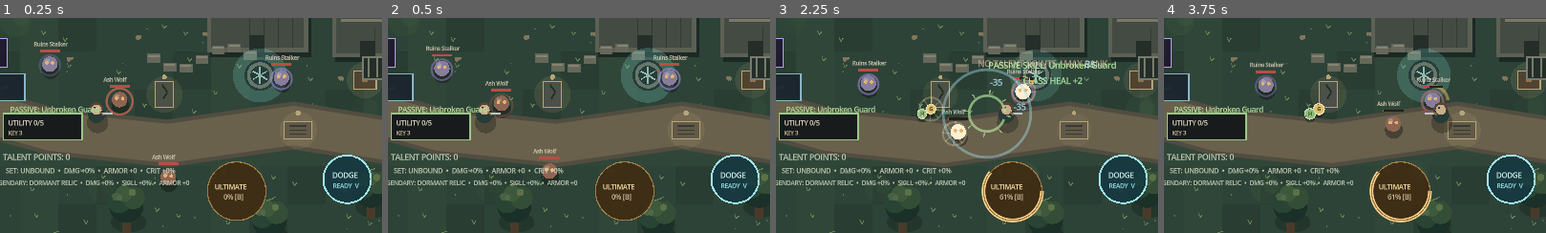
Above: before the commit, frames 1-4 (left to right).
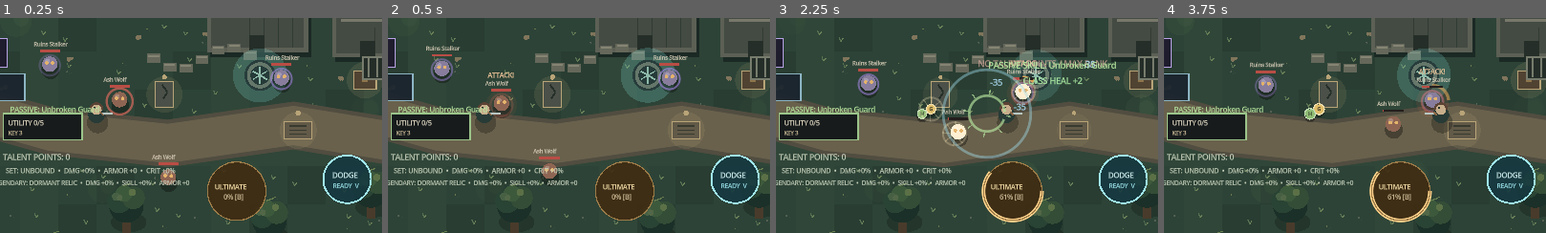
Above: after the commit, the same moments.

Repository: filesgloom-png/ELDERVALE
Game: Godot game, scene res://scenes/main.tscn
Two runs of this game, one before a commit and one after it. Both use one fixed random seed, a clock stepped at 60 frames per second and the inputs below.
Inputs (mouse positions are % of the whole screen's width and height, from its top left):
- Up to frame 1 (0.25 s): no input
- Up to frame 2 (0.5 s): no input
- Up to frame 3 (2.25 s): tap Enter (ui_accept) at 0.5, 0.77 s; move the mouse to (72, 45) at 0.52 s; hold Right (ui_right) 0.53-1.25 s; tap Q at 0.6 s; click (72, 45) at 0.67 s; drag from (30, 55) to (45, 70) at 1.27 s; move the mouse to (60, 28) at 2.02 s; hold Right (ui_right) from 2.03 s (still down); tap F at 2.1 s
- Up to frame 4 (3.75 s): release Right (ui_right) at 2.75 s; drag from (45, 70) to (20, 35) at 2.77 s; move the mouse to (80, 65) at 3.52 s; hold Left (ui_left) from 3.53 s (still down); tap C at 3.6 s
The pictures show only the part of the screen within x 37-87%, y 28-78%; the shares and areas given below are measured in that part.

Frame 1 is identical in both runs. In frame 2, 0.1% of the frame differs, in the area x 26-33%, y 25-28%; in frame 3, 0.1%; in frame 4, 0.2%, in the area x 66-75%, y 23-39%.

Commit message:
combat: clarify enemy attack windup telegraph

Diff:
--- a/scripts/main.gd
+++ b/scripts/main.gd
@@ -2014,7 +2014,13 @@
 			var windup_progress := 1.0 - clampf(attack_windup / windup_duration, 0.0, 1.0)
 			var telegraph_color := Color("#ffb45c")
 			telegraph_color.a = 0.75 + 0.25 * sin(elapsed * 18.0)
-			draw_arc(mob_pos + Vector2(0, 3), 26.0, -PI * 0.5, -PI * 0.5 + TAU * windup_progress, 32, telegraph_color, 4.0, true)
+			var telegraph_center := mob_pos + Vector2(0, 3)
+			var telegraph_radius := 26.0 + windup_progress * 5.0
+			var telegraph_fill := Color("#ff6c4d", 0.06 + windup_progress * 0.10)
+			draw_circle(telegraph_center, telegraph_radius, telegraph_fill)
+			draw_arc(telegraph_center, telegraph_radius, -PI * 0.5, -PI * 0.5 + TAU * windup_progress, 32, telegraph_color, 4.0, true)
+			if threat_distance <= 150.0:
+				draw_string(ThemeDB.fallback_font, mob_pos + Vector2(-40, -43), "ATTACK!", HORIZONTAL_ALIGNMENT_CENTER, 80, 11, Color("#ffd0a1"))
 		if mob_name == "Ruins Stalker":
 			var rune_glow := 0.35 + 0.22 * sin(elapsed * 3.2 + mob_pos.x * 0.02)
 			var rune_color := Color("#ad8bf0")
